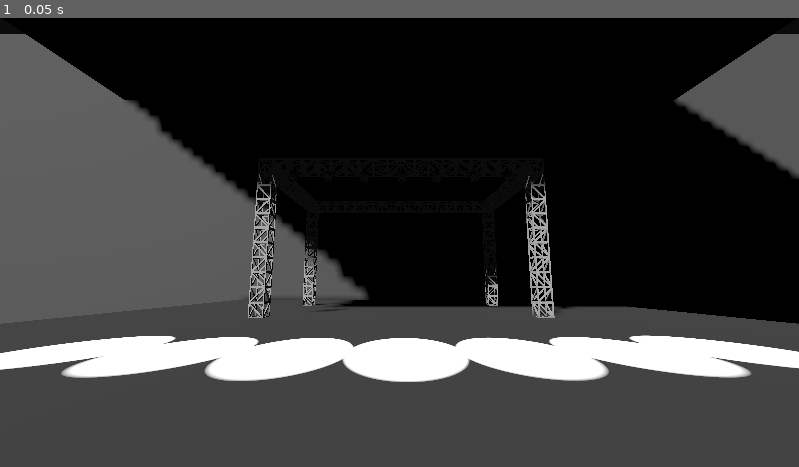
Above: before the commit, frame 1.
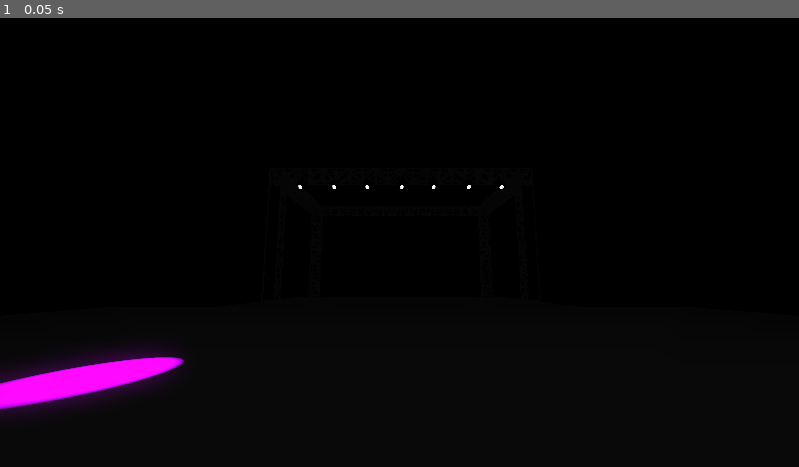
Above: after the commit, the same moment.

Repository: not-my-username/spectrum
Game: Godot game, scene res://node_3d.tscn
The game is run twice, just before and just after one commit, with the same random seed, the same clock (stepped at 60 frames per second) and the same inputs. This scene is started directly instead of the project's main scene.
Inputs:
- Up to frame 1 (0.05 s): no input

The runs differ from the first frame. In frame 1, 55% of the frame differs, in the area x 0-100%, y 3-100%.

Commit message:
changed numbers

Diff:
--- a/Top.gd
+++ b/Top.gd
@@ -209,6 +209,7 @@
 0xffff14ff,
 ]
 var rng = RandomNumberGenerator.new()
+var color
 func _ready():
 	pass
 
@@ -219,6 +220,11 @@
 
 func change():
 	for N in self.get_children():
-		var random = rng.randi_range(0, 205)
-		print(random)
-		N.light_color = Color.hex(all_colors[rng.randi_range(0, 205)])
+		color = all_colors[rng.randi_range(0, 205)]
+		print(all_colors[rng.randi_range(0, 205)])
+		print(color)
+		N.light_color = Color.hex(color)
+		print(color)
+		N.get_children()[0].light_color = Color.hex(color)
+		print(color)
+		print()
--- a/node_3d.tscn
+++ b/node_3d.tscn
@@ -1,7 +1,7 @@
-[gd_scene load_steps=13 format=3 uid="uid://c77mf2kr4q4gj"]
+[gd_scene load_steps=16 format=3 uid="uid://c77mf2kr4q4gj"]
 
 [ext_resource type="Script" path="res://show_spectrum.gd" id="1_7jtwd"]
-[ext_resource type="AudioStream" uid="uid://24v0n2rixwt3" path="res://Wow, I'm Not Crazy 2 test.mp3" id="2_45yid"]
+[ext_resource type="AudioStream" uid="uid://24v0n2rixwt3" path="res://test.mp3" id="2_45yid"]
 [ext_resource type="PackedScene" uid="uid://cvceixc4adbo0" path="res://rig.tscn" id="3_fxffi"]
 [ext_resource type="Script" path="res://Top.gd" id="3_mf3h3"]
 [ext_resource type="PackedScene" uid="uid://csex1cusgig" path="res://Light.tscn" id="4_4g2uy"]
@@ -16,27 +16,39 @@
 
 [sub_resource type="BoxMesh" id="BoxMesh_2tat3"]
 
+[sub_resource type="StandardMaterial3D" id="StandardMaterial3D_6ba3i"]
+
+[sub_resource type="StandardMaterial3D" id="StandardMaterial3D_ybjq1"]
+albedo_color = Color(0, 0, 0, 1)
+
+[sub_resource type="StandardMaterial3D" id="StandardMaterial3D_ve41j"]
+albedo_color = Color(0, 0, 0, 1)
+
 [sub_resource type="BoxMesh" id="BoxMesh_jiayo"]
 
 [sub_resource type="StandardMaterial3D" id="StandardMaterial3D_75m64"]
+albedo_color = Color(0.0313726, 0.0313726, 0.0313726, 1)
+emission = Color(1, 1, 1, 1)
+emission_energy_multiplier = 4.93
+
+[sub_resource type="StandardMaterial3D" id="StandardMaterial3D_cujjj"]
 emission_enabled = true
 emission = Color(1, 1, 1, 1)
-emission_energy_multiplier = 4.93
 
 [sub_resource type="Environment" id="Environment_oo75t"]
 background_mode = 1
 background_color = Color(0.0313726, 0.0313726, 0.0313726, 1)
 background_energy_multiplier = 1.39
-sdfgi_use_occlusion = true
+sdfgi_enabled = true
+glow_enabled = true
+glow_bloom = 0.39
+glow_blend_mode = 0
 fog_density = 0.0
 volumetric_fog_enabled = true
-volumetric_fog_density = 0.0
+volumetric_fog_density = 0.0516
 volumetric_fog_emission_energy = 0.0
 volumetric_fog_gi_inject = 0.16
 
-[sub_resource type="FogMaterial" id="FogMaterial_jwd1n"]
-density = 0.2216
-
 [node name="Node3D" type="Node3D"]
 
 [node name="Cube" type="MeshInstance3D" parent="."]
@@ -46,7 +58,7 @@
 skeleton = NodePath("../Camera3D")
 
 [node name="Camera3D" type="Camera3D" parent="."]
-transform = Transform3D(1, 0, 0, 0, 0.990295, -0.138983, 0, 0.138983, 0.990295, 0, 1.30061, 12.3166)
+transform = Transform3D(1, 0, 0, 0, 0.990295, -0.138983, 0, 0.138983, 0.990295, 0, 1.30061, 13.32)
 
 [node name="CanvasLayer" type="CanvasLayer" parent="."]
 
@@ -58,16 +70,24 @@
 autoplay = true
 
 [node name="MeshInstance3D" type="MeshInstance3D" parent="."]
-transform = Transform3D(25.6484, 0, 0, 0, 0.193515, 0, 0, 0, 24.9421, 0, -0.0761464, 0)
+transform = Transform3D(48.1425, 0, 0, 0, 0.193515, 0, 0, 0, 52.0852, 0, -0.721995, 0)
 mesh = SubResource("BoxMesh_2tat3")
+surface_material_override/0 = SubResource("StandardMaterial3D_6ba3i")
+
+[node name="MeshInstance3D4" type="MeshInstance3D" parent="."]
+transform = Transform3D(14.9164, 0, 0, 0, 0.683504, 0, 0, 0, 11.2494, 0, 0.0063684, -2.30141)
+mesh = SubResource("BoxMesh_2tat3")
+surface_material_override/0 = SubResource("StandardMaterial3D_6ba3i")
 
 [node name="MeshInstance3D3" type="MeshInstance3D" parent="."]
-transform = Transform3D(48.6334, 0, 0, 0, 0.192913, 0, 0, 0, 47.2307, 0, 17.4578, 0)
+transform = Transform3D(105.646, 0, 0, 0, 0.192913, 0, 0, 0, 116.322, 0, 17.4578, 0)
 mesh = SubResource("BoxMesh_2tat3")
+surface_material_override/0 = SubResource("StandardMaterial3D_ybjq1")
 
 [node name="MeshInstance3D2" type="MeshInstance3D" parent="."]
 transform = Transform3D(77.9578, 0, 0, 0, -8.45881e-09, -32.2001, 0, 0.193515, -1.40751e-06, 0, 7.81054, -11.5887)
 mesh = SubResource("BoxMesh_2tat3")
+surface_material_override/0 = SubResource("StandardMaterial3D_ve41j")
 
 [node name="Lights" type="Node3D" parent="."]
 
@@ -76,65 +96,119 @@
 
 [node name="SpotLight3D" type="SpotLight3D" parent="Lights/Top"]
 transform = Transform3D(1, 0, 0, 0, -0.699376, 0.714754, 0, -0.714754, -0.699376, 0.109109, 5.4186, 1.17654)
-light_energy = 13.274
-spot_range = 23.453
-spot_attenuation = 1e-05
-spot_angle = 8.38
-spot_angle_attenuation = 0.466518
+light_color = Color(0, 0, 0, 1)
+light_energy = 4.0
+spot_range = 23.453
+spot_attenuation = 1e-05
+spot_angle = 8.38
+spot_angle_attenuation = 0.466518
+
+[node name="OmniLight3D" type="OmniLight3D" parent="Lights/Top/SpotLight3D"]
+transform = Transform3D(1, 0, 0, 0, -0.699376, -0.714754, 0, 0.714754, -0.699376, -4.38727, -0.00888634, 0.0230596)
+light_energy = 16.0
+omni_range = 0.114678
+
+[node name="SpotLight3D2" type="SpotLight3D" parent="Lights/Top"]
+transform = Transform3D(0.993381, 0.0821023, 0.0803359, 0, -0.699376, 0.714754, 0.114868, -0.710023, -0.694747, -1.39045, 5.4186, 1.17654)
+light_color = Color(0, 0, 0, 1)
+light_energy = 4.0
+spot_range = 23.453
+spot_attenuation = 1e-05
+spot_angle = 8.38
+spot_angle_attenuation = 0.466518
+
+[node name="OmniLight3D2" type="OmniLight3D" parent="Lights/Top/SpotLight3D2"]
+transform = Transform3D(0.993381, 0, 0.114868, 0.0821023, -0.699376, -0.710023, 0.0803359, 0.714754, -0.694747, -1.41544, -0.125825, -0.0913627)
+light_energy = 16.0
+omni_range = 0.114678
+
+[node name="SpotLight3D3" type="SpotLight3D" parent="Lights/Top"]
+transform = Transform3D(0.970851, 0.171316, 0.167631, 0, -0.699376, 0.714754, 0.239686, -0.693919, -0.67899, -2.82442, 5.4186, 1.17654)
+light_color = Color(0, 0, 0, 1)
+light_energy = 4.0
+spot_range = 23.453
+spot_attenuation = 1e-05
+spot_angle = 8.38
+spot_angle_attenuation = 0.466518
+
+[node name="OmniLight3D3" type="OmniLight3D" parent="Lights/Top/SpotLight3D3"]
+transform = Transform3D(0.97085, 0, 0.239686, 0.171316, -0.699376, -0.693919, 0.167631, 0.714754, -0.67899, 1.39332, 0.237189, 0.26384)
+light_energy = 16.0
+omni_range = 0.114678
+
+[node name="SpotLight3D4" type="SpotLight3D" parent="Lights/Top"]
+transform = Transform3D(0.935943, 0.251702, 0.246287, 1.01211e-08, -0.699376, 0.714754, 0.352152, -0.668969, -0.654576, -4.29717, 5.4186, 1.17654)
+light_color = Color(0.705882, 0, 0.870588, 1)
+light_energy = 4.059
+spot_range = 23.453
+spot_attenuation = 1e-05
+spot_angle = 8.38
+spot_angle_attenuation = 0.466518
+
+[node name="OmniLight3D4" type="OmniLight3D" parent="Lights/Top/SpotLight3D4"]
+transform = Transform3D(0.935943, 0, 0.352152, 0.251702, -0.699376, -0.668969, 0.246287, 0.714754, -0.654576, 4.11087, 1.09712, 1.10527)
+light_energy = 16.0
+omni_range = 0.114678
 
 [node name="SpotLight3D5" type="SpotLight3D" parent="Lights/Top"]
 transform = Transform3D(0.990838, -0.0965336, -0.0944567, 0, -0.699376, 0.714754, -0.135058, -0.708205, -0.692968, 1.48902, 5.4186, 1.17654)
-light_energy = 13.274
-spot_range = 23.453
-spot_attenuation = 1e-05
-spot_angle = 8.38
-spot_angle_attenuation = 0.466518
+light_color = Color(0, 0, 0, 1)
+light_energy = 4.0
+spot_range = 23.453
+spot_attenuation = 1e-05
+spot_angle = 8.38
+spot_angle_attenuation = 0.466518
+
+[node name="OmniLight3D5" type="OmniLight3D" parent="Lights/Top/SpotLight3D5"]
+transform = Transform3D(0.990838, 7.45058e-09, -0.135058, -0.0965332, -0.699376, -0.708205, -0.0944563, 0.714754, -0.692968, -0.018051, -0.00706339, 0.0248439)
+light_energy = 16.0
+omni_range = 0.114678
 
 [node name="SpotLight3D6" type="SpotLight3D" parent="Lights/Top"]
 transform = Transform3D(0.969732, -0.174524, -0.170769, 0, -0.699376, 0.714754, -0.244174, -0.693119, -0.678207, 2.99781, 5.4186, 1.17654)
-light_energy = 13.274
-spot_range = 23.453
-spot_attenuation = 1e-05
-spot_angle = 8.38
-spot_angle_attenuation = 0.466518
+light_color = Color(0, 0, 0, 1)
+light_energy = 4.0
+spot_range = 23.453
+spot_attenuation = 1e-05
+spot_angle = 8.38
+spot_angle_attenuation = 0.466518
+
+[node name="OmniLight3D6" type="OmniLight3D" parent="Lights/Top/SpotLight3D6"]
+transform = Transform3D(0.969731, 7.45058e-09, -0.244174, -0.174524, -0.699376, -0.693119, -0.170769, 0.714754, -0.678207, -0.00641966, -0.00751257, 0.0244038)
+light_energy = 16.0
+omni_range = 0.114678
 
 [node name="SpotLight3D7" type="SpotLight3D" parent="Lights/Top"]
 transform = Transform3D(0.931774, -0.259484, -0.253901, -6.78158e-09, -0.699376, 0.714754, -0.36304, -0.665989, -0.65166, 4.39799, 5.4186, 1.17654)
-light_energy = 13.274
-spot_range = 23.453
-spot_attenuation = 1e-05
-spot_angle = 8.38
-spot_angle_attenuation = 0.466518
-
-[node name="SpotLight3D2" type="SpotLight3D" parent="Lights/Top"]
-transform = Transform3D(0.993381, 0.0821022, 0.0803358, 0, -0.699376, 0.714754, 0.114868, -0.710023, -0.694747, -1.39045, 5.4186, 1.17654)
-light_energy = 13.274
-spot_range = 23.453
-spot_attenuation = 1e-05
-spot_angle = 8.38
-spot_angle_attenuation = 0.466518
-
-[node name="SpotLight3D3" type="SpotLight3D" parent="Lights/Top"]
-transform = Transform3D(0.970851, 0.171316, 0.167631, 0, -0.699376, 0.714754, 0.239686, -0.693919, -0.67899, -2.82442, 5.4186, 1.17654)
-light_energy = 13.274
-spot_range = 23.453
-spot_attenuation = 1e-05
-spot_angle = 8.38
-spot_angle_attenuation = 0.466518
-
-[node name="SpotLight3D4" type="SpotLight3D" parent="Lights/Top"]
-transform = Transform3D(0.935943, 0.251702, 0.246287, 1.01211e-08, -0.699376, 0.714754, 0.352152, -0.668969, -0.654576, -4.29717, 5.4186, 1.17654)
-light_energy = 13.274
-spot_range = 23.453
-spot_attenuation = 1e-05
-spot_angle = 8.38
-spot_angle_attenuation = 0.466518
+light_color = Color(0, 0, 0, 1)
+light_energy = 4.0
+spot_range = 23.453
+spot_attenuation = 1e-05
+spot_angle = 8.38
+spot_angle_attenuation = 0.466518
+
+[node name="OmniLight3D7" type="OmniLight3D" parent="Lights/Top/SpotLight3D7"]
+transform = Transform3D(0.931774, 1.49012e-08, -0.36304, -0.259484, -0.699376, -0.665989, -0.253901, 0.714754, -0.65166, -0.0044589, -0.00713301, 0.0247755)
+light_energy = 16.0
+omni_range = 0.114678
+
+[node name="MeshInstance3D3" type="MeshInstance3D" parent="Lights"]
+transform = Transform3D(0.410434, 0, 0, 0, 4.85972, 0, 0, 0, 0.0491551, -5.41978, 3.06117, 1.02374)
+mesh = SubResource("BoxMesh_jiayo")
+skeleton = NodePath("../Side")
+surface_material_override/0 = SubResource("StandardMaterial3D_75m64")
+
+[node name="MeshInstance3D4" type="MeshInstance3D" parent="Lights"]
+transform = Transform3D(0.410434, 0, 0, 0, 4.85972, 0, 0, 0, 0.0491551, 5.55578, 3.06117, 1.05731)
+mesh = SubResource("BoxMesh_jiayo")
+skeleton = NodePath("../Side")
+surface_material_override/0 = SubResource("StandardMaterial3D_75m64")
 
 [node name="Side" type="Node3D" parent="Lights"]
-visible = false
 
 [node name="SpotLight3D8" type="SpotLight3D" parent="Lights/Side"]
 transform = Transform3D(1, 0, 0, 0, -0.999996, 0.00265357, 0, -0.00265357, -0.999996, -5.46266, 1.74336, 1.17654)
+visible = false
 light_energy = 13.274
 spot_range = 3.13942
 spot_attenuation = 1e-05
@@ -143,6 +217,7 @@
 
 [node name="SpotLight3D9" type="SpotLight3D" parent="Lights/Side"]
 transform = Transform3D(1, 0, 0, 0, -0.999996, 0.00265357, 0, -0.00265357, -0.999996, -5.46266, 4.86632, 1.17654)
+visible = false
 light_energy = 13.274
 spot_range = 3.13942
 spot_attenuation = 1e-05
@@ -151,6 +226,7 @@
 
 [node name="SpotLight3D10" type="SpotLight3D" parent="Lights/Side"]
 transform = Transform3D(1, 0, 0, 0, -0.999996, 0.00265357, 0, -0.00265357, -0.999996, -5.46266, 3.32238, 1.17654)
+visible = false
 light_energy = 13.274
 spot_range = 3.13942
 spot_attenuation = 1e-05
@@ -159,6 +235,7 @@
 
 [node name="SpotLight3D11" type="SpotLight3D" parent="Lights/Side"]
 transform = Transform3D(1, 0, 0, 0, -0.999996, 0.00265357, 0, -0.00265357, -0.999996, 5.56237, 1.74336, 1.17654)
+visible = false
 light_energy = 13.274
 spot_range = 3.13942
 spot_attenuation = 1e-05
@@ -167,6 +244,7 @@
 
 [node name="SpotLight3D12" type="SpotLight3D" parent="Lights/Side"]
 transform = Transform3D(1, 0, 0, 0, -0.999996, 0.00265357, 0, -0.00265357, -0.999996, 5.56237, 4.86632, 1.17654)
+visible = false
 light_energy = 13.274
 spot_range = 3.13942
 spot_attenuation = 1e-05
@@ -175,21 +253,22 @@
 
 [node name="SpotLight3D13" type="SpotLight3D" parent="Lights/Side"]
 transform = Transform3D(1, 0, 0, 0, -0.999996, 0.00265357, 0, -0.00265357, -0.999996, 5.56237, 3.32238, 1.17654)
-light_energy = 13.274
-spot_range = 3.13942
-spot_attenuation = 1e-05
-spot_angle = 71.0762
-spot_angle_attenuation = 0.466518
-
-[node name="MeshInstance3D" type="MeshInstance3D" parent="Lights/Side"]
-transform = Transform3D(0.410434, 0, 0, 0, 4.85972, 0, 0, 0, 0.0491551, -5.41978, 3.06117, 1.05731)
+visible = false
+light_energy = 13.274
+spot_range = 3.13942
+spot_attenuation = 1e-05
+spot_angle = 71.0762
+spot_angle_attenuation = 0.466518
+
+[node name="MeshInstance3D2" type="MeshInstance3D" parent="Lights/Side"]
+transform = Transform3D(0.390056, 0, 0, 0, 4.70387, 0, 0, 0, 0.0491551, 5.55578, 3.06117, 1.0874)
 mesh = SubResource("BoxMesh_jiayo")
-surface_material_override/0 = SubResource("StandardMaterial3D_75m64")
-
-[node name="MeshInstance3D2" type="MeshInstance3D" parent="Lights/Side"]
-transform = Transform3D(0.410434, 0, 0, 0, 4.85972, 0, 0, 0, 0.0491551, 5.55578, 3.06117, 1.05731)
+surface_material_override/0 = SubResource("StandardMaterial3D_cujjj")
+
+[node name="MeshInstance3D3" type="MeshInstance3D" parent="Lights/Side"]
+transform = Transform3D(0.390056, 0, 0, 0, 4.70387, 0, 0, 0, 0.0491551, -5.41486, 3.06117, 1.0874)
 mesh = SubResource("BoxMesh_jiayo")
-surface_material_override/0 = SubResource("StandardMaterial3D_75m64")
+surface_material_override/0 = SubResource("StandardMaterial3D_cujjj")
 
 [node name="WorldEnvironment" type="WorldEnvironment" parent="."]
 environment = SubResource("Environment_oo75t")
@@ -223,6 +302,7 @@
 
 [node name="DirectionalLight3D" type="DirectionalLight3D" parent="."]
 transform = Transform3D(0.843748, -1.25728e-08, -0.53674, 0.265737, 0.868839, 0.417735, 0.466341, -0.495095, 0.733081, 0, 1.42966, 0)
+visible = false
 light_color = Color(0.698039, 0.698039, 0.698039, 1)
 shadow_enabled = true
 shadow_bias = 0.0
@@ -230,7 +310,3 @@
 directional_shadow_split_2 = 0.076
 directional_shadow_split_3 = 0.082
 directional_shadow_blend_splits = true
-
-[node name="FogVolume" type="FogVolume" parent="."]
-size = Vector3(19.36, 18.72, 28.31)
-material = SubResource("FogMaterial_jwd1n")
--- a/show_spectrum.gd
+++ b/show_spectrum.gd
@@ -12,7 +12,7 @@
 const MIN_DB = 60
 
 var spectrum
-
+var has_changed_top = false
 
 func _ready():
 	spectrum = AudioServer.get_bus_effect_instance(0,0)
@@ -28,13 +28,13 @@
 	#warning-ignore:integer_division
 	var w = WIDTH / VU_COUNT_LARGE
 	var prev_hz = 0
-	for i in range(1, VU_COUNT_LARGE+1):
-		var hz = i * FREQ_MAX / VU_COUNT_LARGE;
-		var magnitude: float = spectrum.get_magnitude_for_frequency_range(prev_hz, hz).length()
-		var energy = clamp((MIN_DB + linear_to_db(magnitude)) / MIN_DB, 0, 1)
-		var height = energy * HEIGHT
-		draw_rect(Rect2(w * i, HEIGHT - height, w, height), Color.WHITE)
-		prev_hz = hz
+#	for i in range(1, VU_COUNT_LARGE+1):
+#		var hz = i * FREQ_MAX / VU_COUNT_LARGE;
+#		var magnitude: float = spectrum.get_magnitude_for_frequency_range(prev_hz, hz).length()
+#		var energy = clamp((MIN_DB + linear_to_db(magnitude)) / MIN_DB, 0, 1)
+#		var height = energy * HEIGHT
+#		draw_rect(Rect2(w * i, HEIGHT - height, w, height), Color.WHITE)
+#		prev_hz = hz
 
 #	for i in range(1, VU_COUNT_SMALL+1):
 #		var hz = i * FREQ_MAX / VU_COUNT_SMALL;
@@ -78,4 +78,8 @@
 
 
 	if height > 350:
-		get_parent().get_parent().get_node("Lights/Top").change()
+		if not has_changed_top:
+			get_parent().get_parent().get_node("Lights/Top").change()
+			has_changed_top = true
+	else:
+		has_changed_top = false
Not shown, removed: Wow, I'm Not Crazy 2 test.mp3.import
Not shown, removed: Wow, I'm Not Crazy test.mp3.import
Not shown, added: test.mp3.import
Not shown, added: test2.mp3.import
Not shown, removed: Wow, I'm Not Crazy 2 test.mp3
Not shown, changed: Wow, I'm Not Crazy test.mp3
Not shown, added: test.mp3
Not shown, added: test2.mp3
